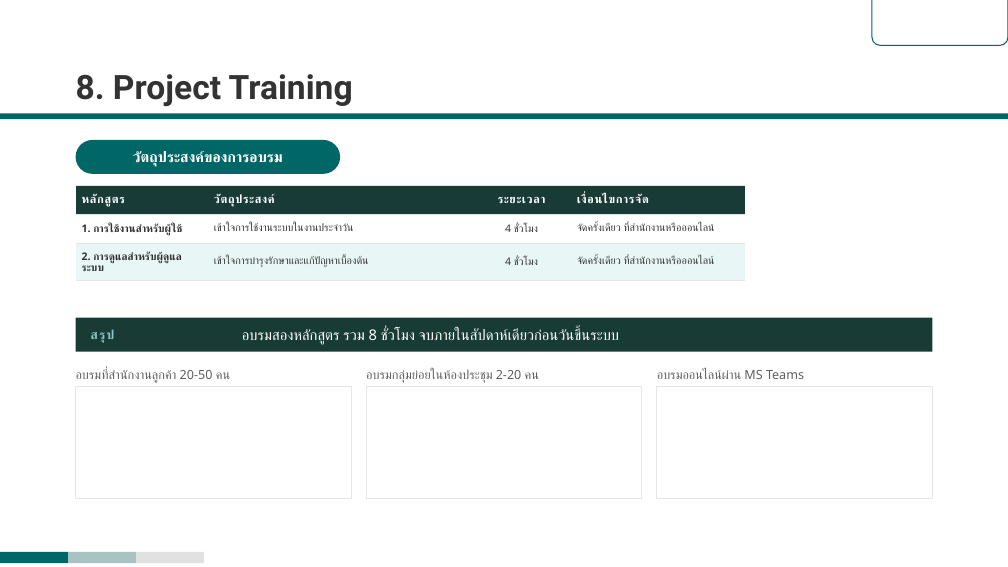
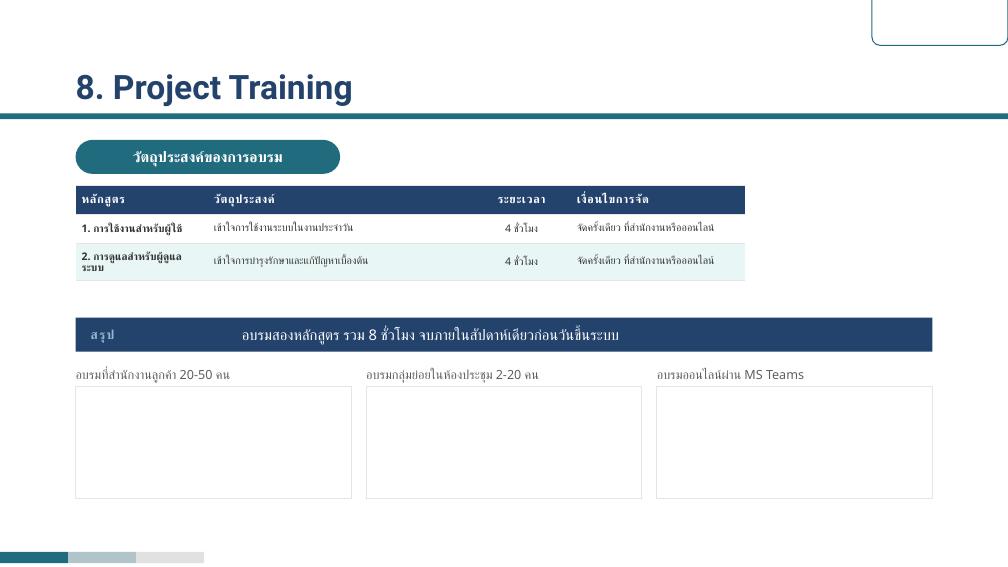
Before and after one commit to rofthanakrit-maker/nct-design-system, a slide deck: slide 19 of NCT-Slide-Template-Corp-Demo.pptx. Drawn at 1008x567 pixels with LibreOffice and Linux fonts; fonts in the diff are those of the drawing; background and template pictures are left out. Boxes give left, top, right and bottom in pixels: in the first picture for what was removed or moved away, otherwise in the second. Text is boxed around its words. In the diff, an @@ line names an element or a change of style, - is before the commit and + after.

Commit message:
Dress corp in the website palette and make it the default brand
Corp carried its own teal set (#006666 accent, #8CC2C2 on dark, #193B36 dark
fill, ink headings). It now wears the same colours as web - TEAL, TEAL_UP,
NAVY, DEEP - and differs only in chrome geometry: full-bleed rule, corner
lockup, three-segment foot bar.

- tokens.py drops CORP, CORP_DEEP and CORP_UP; CORP_BAR_MID is recomputed
  as TEAL under CORP_DIM at 75% (#B1C4C9).
- parts_master's accent/accent_up/heading/dark/deep return the web values in
  both brands, and the corp rule, lockup outline and foot bar read accent().
- slides.css no longer repoints the role tokens under .nct-slide--corp.
- check_template's brand-leak check is gone: house colours in a corp build
  are now the intent, not a leak.

Corp is also the default brand: Slide/Deck default to brand="corp", and
conventions.md tells the design agent to build every deck in corp (and start
PowerPoint work from NCT-Slide-Template-Corp.potx) unless asked for web. The
house demo deck and its preview now pass brand="web" explicitly.

Templates rebuilt, check_template passes on all four files, previews
re-rendered from PowerPoint.

```diff
--- a/NCT-Slide-Template-Corp-Demo.pptx
+++ b/NCT-Slide-Template-Corp-Demo.pptx
@@ round same rect at (872, 0, 1008, 45): outline #006666 1 pt to #216B7F 1 pt @@
@@ title "8. Project Training" at (76, 74, 353, 106): text colour #333333 to #23436D @@
@@ table at (76, 185, 745, 272) @@
@@ fill #193B36 to #23436D in row 1 @@
@@ rectangle at (76, 318, 932, 352): fill #193B36 to #23436D @@
@@ text "สรุป" at (91, 329, 115, 343): text colour #8CC2C2 to #8FBACE @@
@@ fill #006666 to #216B7F in 3 elements at (0, 113, 1008, 119), (76, 140, 340, 174), (0, 552, 68, 563) @@
@@ rectangle at (68, 552, 136, 563): fill #A9C2C2 to #B1C4C9 @@
```
Also in this commit, not shown: 19 other slides changed, 40 other files.
